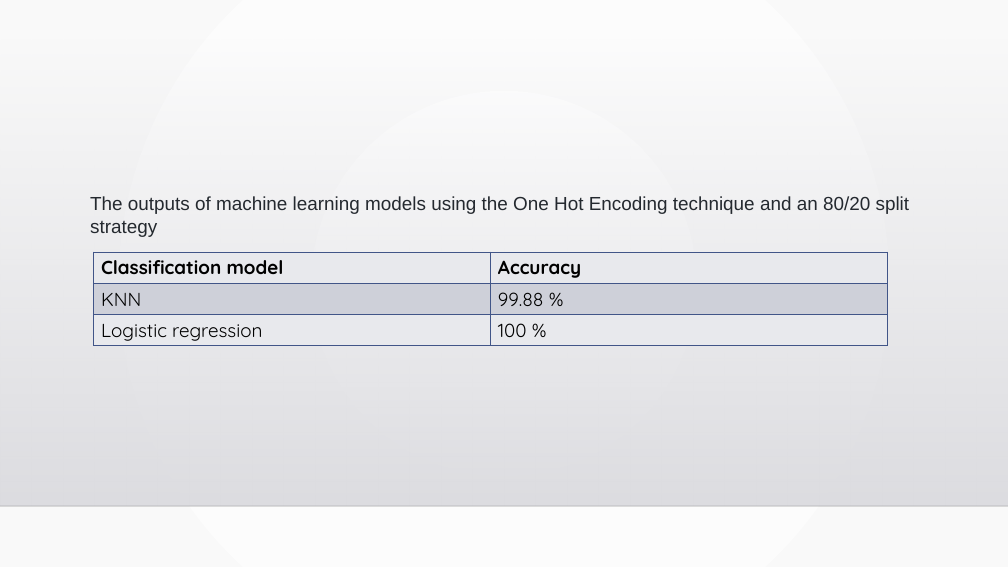
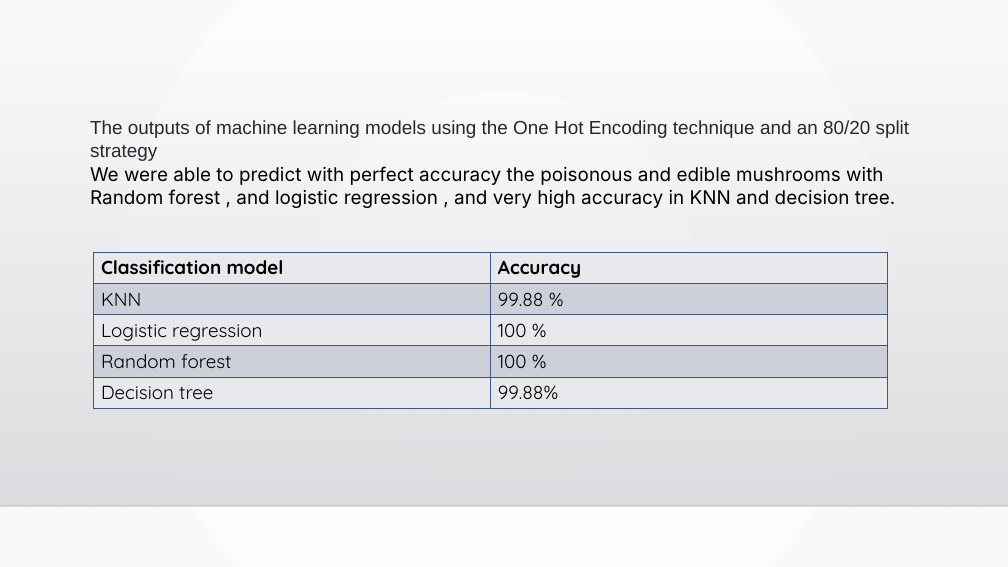
Before and after one commit to Jezahmoud/mushroom, a slide deck: slide 19 of forests_slids .pptx. Drawn at 1008x567 pixels with LibreOffice and Linux fonts; fonts in the diff are those of the drawing; background and template pictures are left out. Boxes give left, top, right and bottom in pixels: in the first picture for what was removed or moved away, otherwise in the second. Text is boxed around its words. In the diff, an @@ line names an element or a change of style, - is before the commit and + after.

Commit message:
final

```diff
--- a/forests_slids .pptx
+++ b/forests_slids .pptx
@@ text "The outputs of machine learning ...": place and size @@
-text "The outputs of machine learning ..." at (90, 196, 910, 214)
+text "The outputs of machine learning ..." at (90, 120, 910, 138)
@@ text added at (90, 166, 895, 208), 18 pt, text #000000 @@
+We were able to predict with perfect accuracy the poisonous and edible mushrooms with Random forest , and logistic regression , and very high accuracy in KNN and decision tree.
@@ table at (94, 252, 888, 405) @@
+row 4: Random forest | 100 %
+row 5: Decision tree | 99.88%
```
